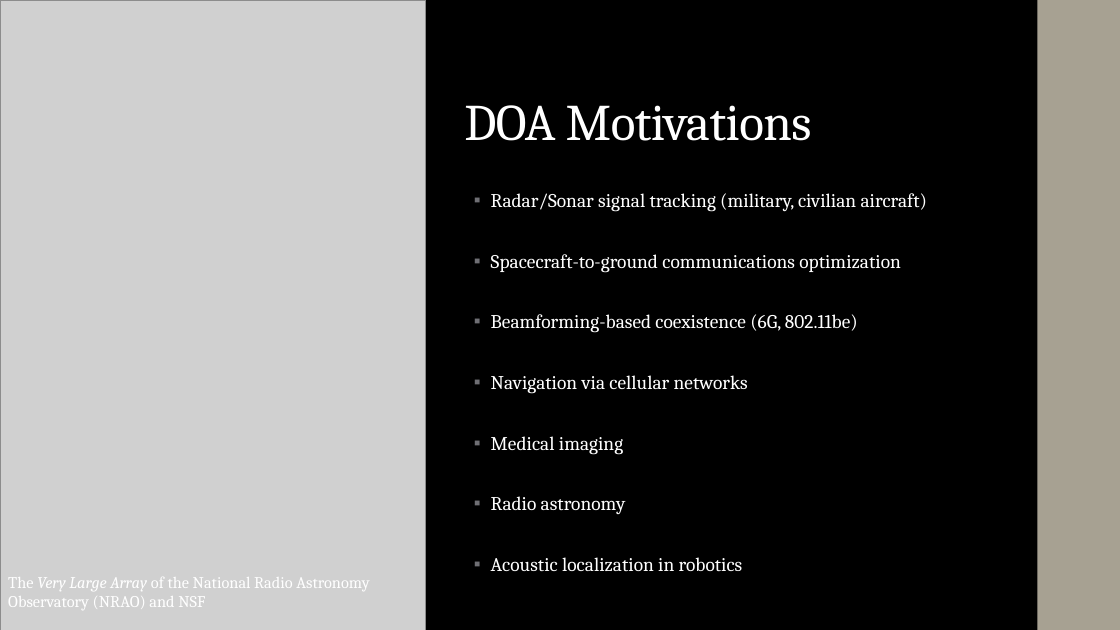
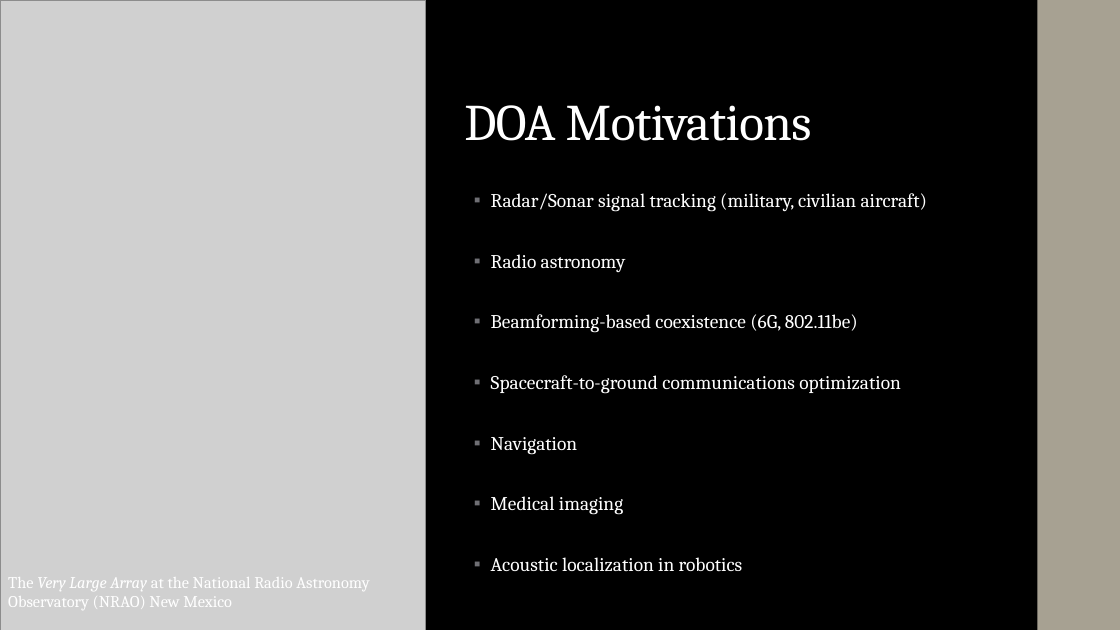
Before and after one commit to NateGolding/ECEN5244_Project, a slide deck: slide 2 of ECEN_5244_Term_Presentation.pptx. Drawn at 1120x630 pixels with LibreOffice and Linux fonts; fonts in the diff are those of the drawing; grey boxes stand for pictures. Boxes give left, top, right and bottom in pixels: in the first picture for what was removed or moved away, otherwise in the second. Text is boxed around its words. In the diff, an @@ line names an element or a change of style, - is before the commit and + after.

```diff
--- a/ECEN_5244_Term_Presentation.pptx
+++ b/ECEN_5244_Term_Presentation.pptx
@@ text at (491,254,858,333): paragraphs added @@
+▪ Radio astronomy
+▪ Beamforming-based coexistence (6G, 802.11be)
@@ text at (491,437,577,455): text changed @@
-▪ Beamforming-based coexistence (6G, 802.11be)
-▪ Navigation via cellular networks
+▪ Navigation
@@ text at (491,496,626,514): paragraph removed @@
-▪ Radio astronomy
@@ text at (8,577,369,607): text changed @@
-The Very Large Array of the National Radio Astronomy Observatory (NRAO) and NSF
+The Very Large Array at the National Radio Astronomy Observatory (NRAO) New Mexico
```
Also in this commit, not shown: 2 other slides changed.
